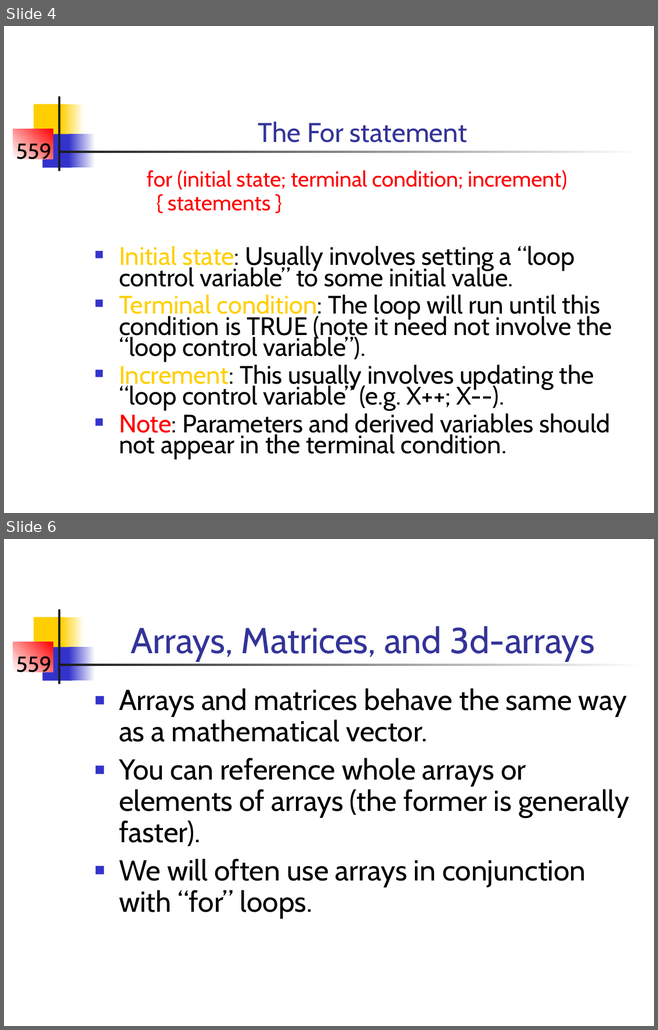
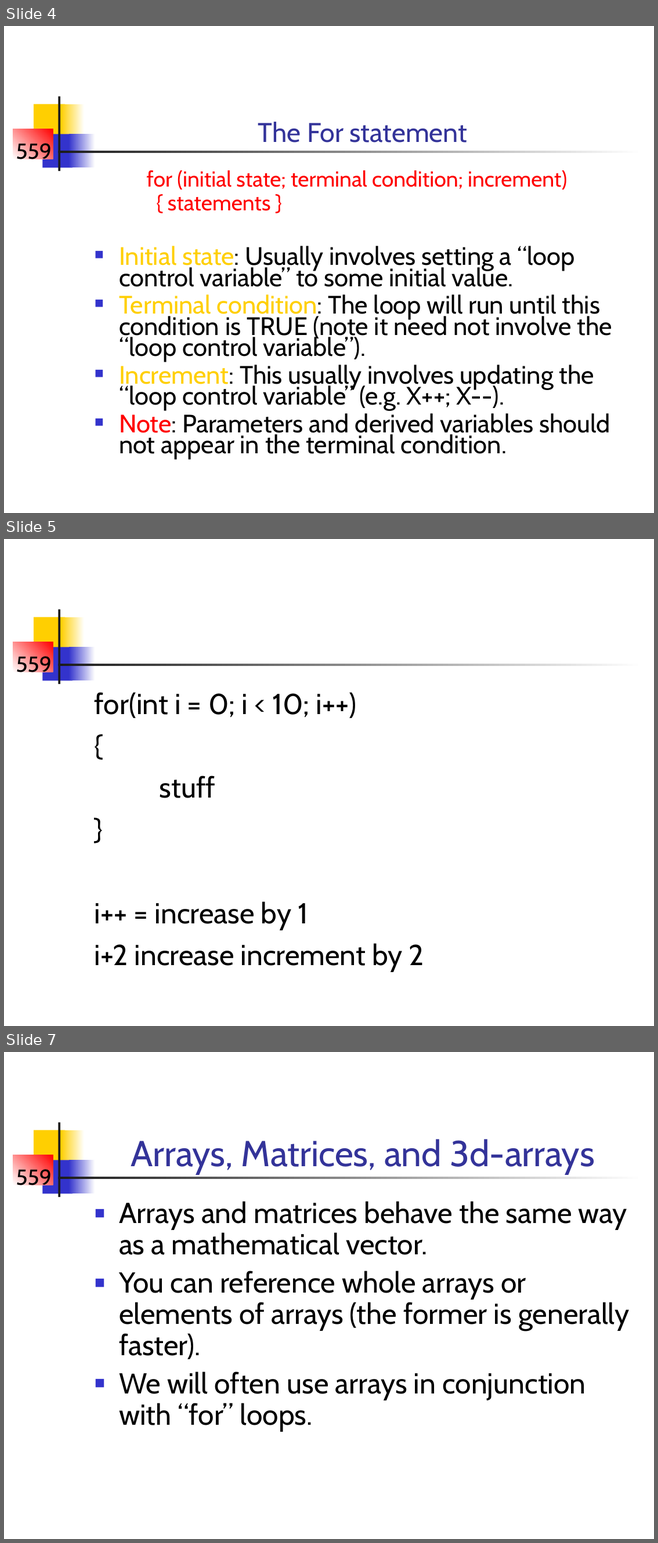
Before and after one commit to briellekwarta19/TMB_workshop, a slide deck: Lectures/LectB.ppt. Shown one above the other, each under a label of ours: slides 4 and 6 before the commit, slides 4, 5 and 7 after it; the slides between them are not shown. The pictures are 658x1030 and 658x1543 pixels, drawn with LibreOffice and Linux fonts; fonts in the diff are those of the drawing. Boxes give left, top, right and bottom in pixels: in the first picture for what was removed or moved away, otherwise in the second. Text is boxed around its words. In the diff, an @@ line names an element or a change of style, - is before the commit and + after.

```diff
--- a/Lectures/LectB.ppt
+++ b/Lectures/LectB.ppt
@@ slide 5 added at bbox=[4, 539, 654, 1026], background #FFFFFF; not listed: 8 template elements that a slide beside it also shows @@
@@ text added at bbox=[94, 692, 424, 971], 32 pt, text #000000 @@
+for(int i = 0; i < 10; i++)
+{
+stuff
+}
+i++ = increase by 1
+i+2 increase increment by 2
@@ what was slide 6 is now slide 7 @@
```
Also in this commit, not shown: 3 slides changed, 1 other slide added, 39 other files.
